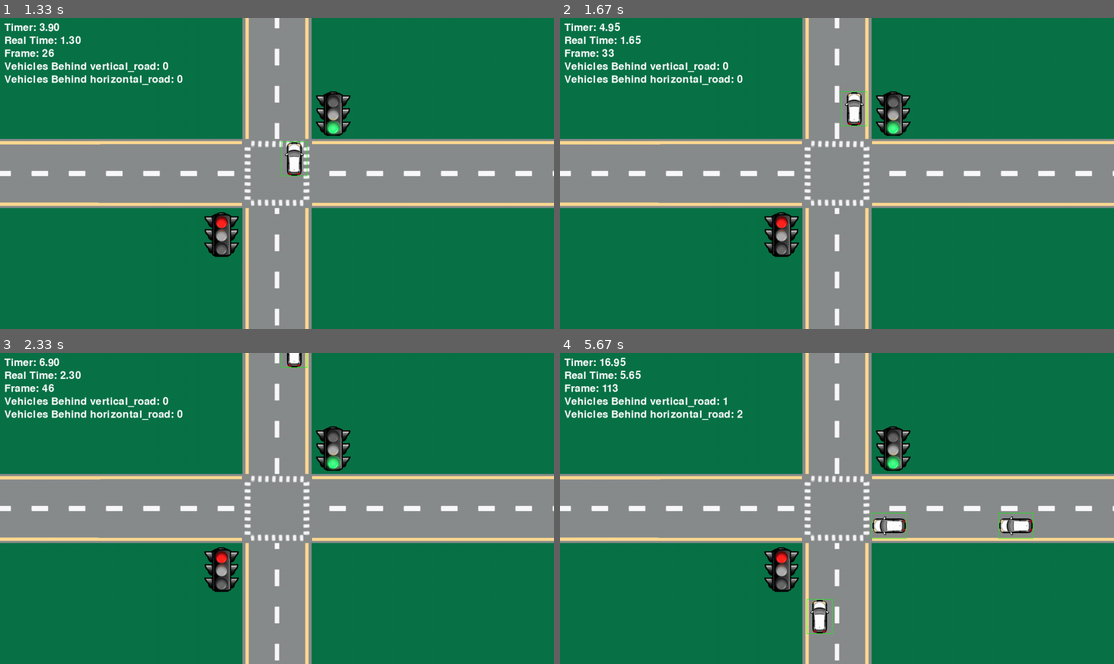
Above: before the commit, frames 1-4 (two rows, left to right).
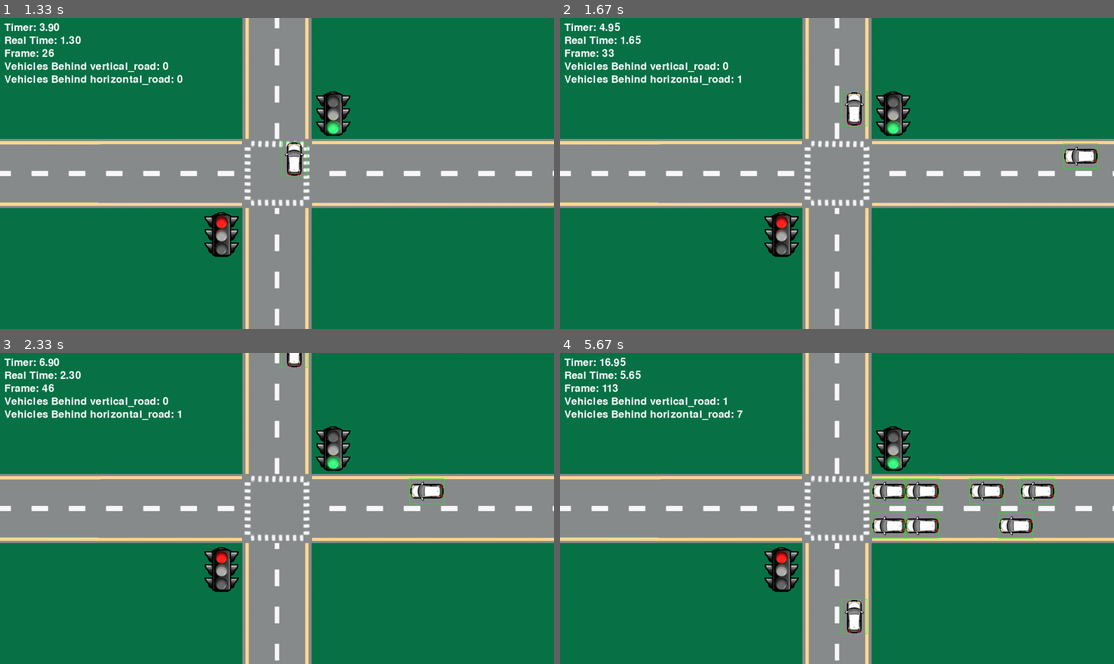
Above: after the commit, the same moments.

Repository: IChaudhry892/csce-4430-project
Game: pygame game, started from pygame-traffic-test/main.py
Two runs of this game, one before a commit and one after it. Both use one fixed random seed, a clock stepped at 60 frames per second and the inputs below.
Inputs:
- Up to frame 1 (1.33 s): no input
- Up to frame 2 (1.67 s): no input
- Up to frame 3 (2.33 s): no input
- Up to frame 4 (5.67 s): no input

Frame 1 is identical in both runs. In frame 2, 0.3% of the frame differs, in the area x 31-98%, y 18-49%; in frame 3, 0.3%; in frame 4, 2.2%, in the area x 31-90%, y 18-91%.

Commit message:
Save simulation result figures for testing

Diff:
--- a/pygame-traffic-test/SignalController/SignalController.py
+++ b/pygame-traffic-test/SignalController/SignalController.py
@@ -107,14 +107,14 @@
 
             # Force toggle if we've reached the absolute maximum green duration
             if self.virtual_time_elapsed >= max_green:
-                print(f"Max green reached, toggling signals: red_wait_count={red_wait_count}")
+                print(f"\nMAX GREEN REACHED, TOGGLING SIGNALS: red_wait_count={red_wait_count}, time_elapsed={self.virtual_time_elapsed}\n")
                 self.toggle_signals()
                 self.virtual_time_elapsed = 0.0
             # If we've reached the minimum green, decide based on red-queue length
             elif self.virtual_time_elapsed >= min_green:
                 # Switch when the red side has more waiting vehicles than its threshold
                 if red_wait_count > red_thresh:
-                    print(f"Toggling signals due to red queue: red_wait_count={red_wait_count}")
+                    print(f"\nTOGGLING SIGNALS DUE TO RED QUEUE: red_wait_count={red_wait_count}, time_elapsed={self.virtual_time_elapsed}\n")
                     self.toggle_signals()
                     self.virtual_time_elapsed = 0.0
             # else: still within mandatory minimum green, do nothing
--- a/pygame-traffic-test/SimulationToolbox/Scenario.py
+++ b/pygame-traffic-test/SimulationToolbox/Scenario.py
@@ -41,7 +41,7 @@
         """Abstract method to be implemented by subclass (probably Main)""" # nvm, using it in scenarioHandler right now
         ROAD_VERTICAL = Road(0, 0, SimulationGraphicConfig.ROAD_VERTICAL_LENGTH, SimulationConfig.TRAFFIC_INTENSITIES["high"], SimulationConfig.ROAD_IDS["Vertical Road"], self.images['road_vertical'])
         self.addComponent(ROAD_VERTICAL)
-        ROAD_HORIZONTAL = Road(0, 0, SimulationGraphicConfig.ROAD_HORIZONTAL_LENGTH, SimulationConfig.TRAFFIC_INTENSITIES["low"], SimulationConfig.ROAD_IDS["Horizontal Road"], self.images['road_horizontal'])
+        ROAD_HORIZONTAL = Road(0, 0, SimulationGraphicConfig.ROAD_HORIZONTAL_LENGTH, SimulationConfig.TRAFFIC_INTENSITIES["high"], SimulationConfig.ROAD_IDS["Horizontal Road"], self.images['road_horizontal'])
         self.addComponent(ROAD_HORIZONTAL)
         INTERSECTION = Intersection(0, 0, self.images['intersection'])
         self.addComponent(INTERSECTION)
--- a/pygame-traffic-test/SimulationToolbox/ScenarioHandler.py
+++ b/pygame-traffic-test/SimulationToolbox/ScenarioHandler.py
@@ -26,7 +26,6 @@
         self.real_time = SimulationConfig.REAL_TIME
         self.timer = SimulationConfig.TIMER
         self.frame_count = SimulationConfig.FRAME_COUNT
-        # self.stop_real_time = SimulationConfig.STOP_REAL_TIME
         self.stop_virtual_time = SimulationConfig.STOP_VIRTUAL_TIME
         self.speed_factor = SimulationConfig.SPEED_FACTOR
 
@@ -66,7 +65,6 @@
 
     def isTerminated(self) -> bool:
         """Check if the simulation scenario is terminated"""
-        # if self.real_time >= self.stop_real_time:
         if self.timer >= self.stop_virtual_time:
             return True
         for event in pygame.event.get():
@@ -251,6 +249,11 @@
         print("Close all plot windows to exit the program.")
         print("="*50 + "\n")
 
+        # FOR TESTING: Save 3 plots as png files
+        # self.fig1.savefig("waiting_vehicles_over_time.png")
+        # self.fig2.savefig("vehicle_waiting_time_by_spawn_index.png")
+        # fig3.savefig("final_simulation_frame_display.png")
+
         plt.show(block=True)
         input("Press Enter to continue...")
 
--- a/pygame-traffic-test/SimulationToolbox/SimulationConfig.py
+++ b/pygame-traffic-test/SimulationToolbox/SimulationConfig.py
@@ -7,8 +7,7 @@
     REAL_TIME = 0.0         # Real-time elapsed in seconds
     TIMER = 0.0             # Virtual time elapsed in seconds
     FRAME_COUNT = 0         # Frame counter
-    # STOP_REAL_TIME = 30.0   # Stop simulation after 30 real-time seconds
-    STOP_VIRTUAL_TIME = 90.0 # Stop simulation after 90 virtual-time seconds
+    STOP_VIRTUAL_TIME = 500.0 # Stop simulation after 500 virtual-time seconds
 
     MIN_GREEN_DURATION = 5.0   # Minimum green signal duration in real-time seconds
     MAX_GREEN_DURATION = 10.0  # Maximum green signal duration in real-time seconds
Binary file removed: pygame-traffic-test/vehicle_wait_times.png
Not shown, changed: .gitignore
